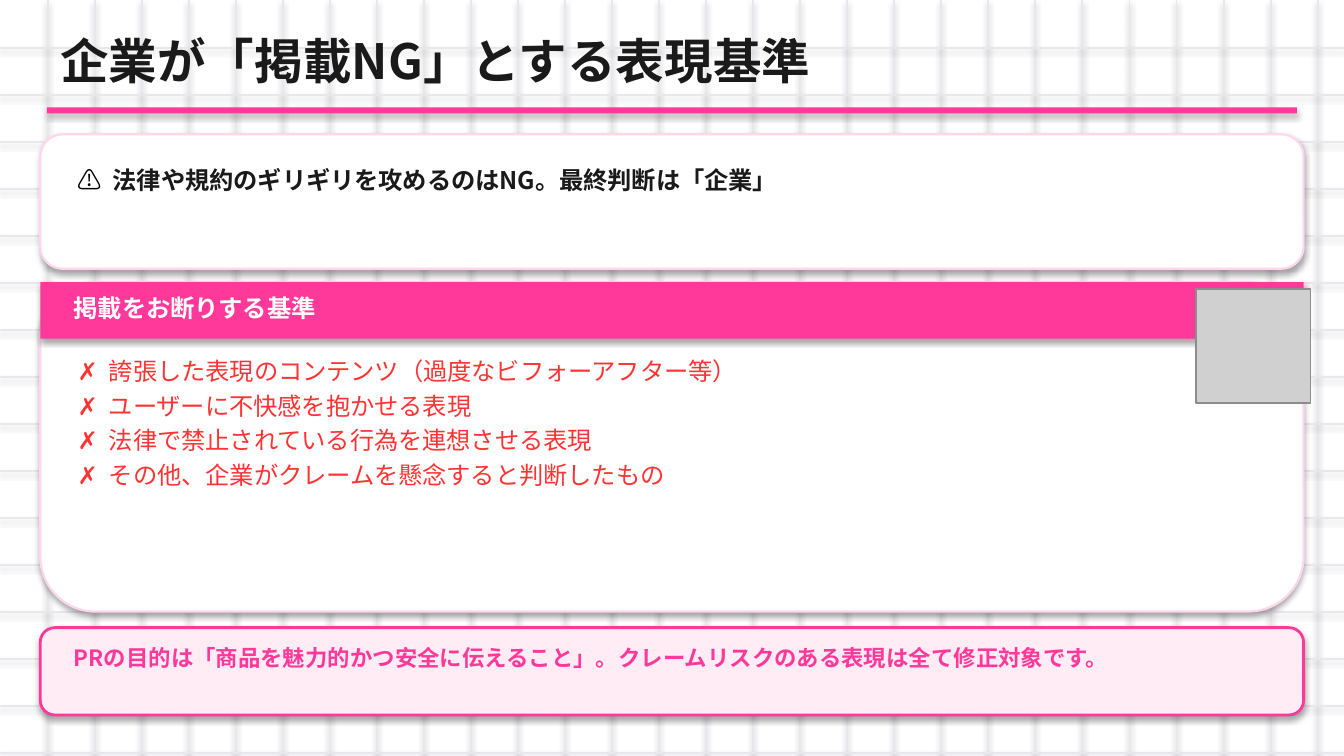
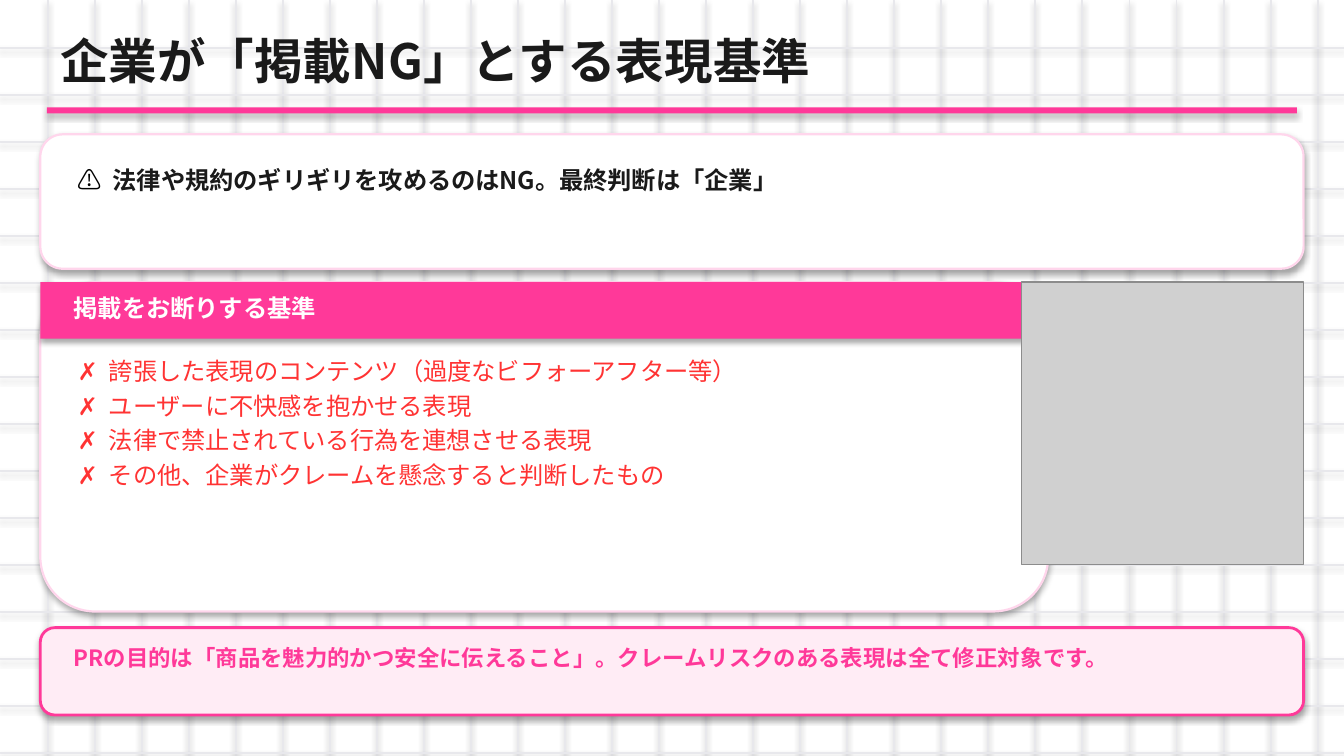
Before and after one commit to nagasawakai-eng/torihada-pptx-editor, a slide deck: slide 21 of TORIHADA_第2週_研修資料.pptx. Drawn at 1344x756 pixels with LibreOffice and Linux fonts; fonts in the diff are those of the drawing; grey boxes stand for pictures. Boxes give left, top, right and bottom in pixels: in the first picture for what was removed or moved away, otherwise in the second. Text is boxed around its words. In the diff, an @@ line names an element or a change of style, - is before the commit and + after.

```diff
--- a/TORIHADA_第2週_研修資料.pptx
+++ b/TORIHADA_第2週_研修資料.pptx
@@ rounded rectangle resized from (x1=40, y1=282, x2=1304, y2=612) to (x1=40, y1=282, x2=1048, y2=612) @@
@@ rectangle resized from (x1=40, y1=282, x2=1304, y2=339) to (x1=40, y1=282, x2=1048, y2=339) @@
@@ picture added at (x1=1021, y1=282, x2=1304, y2=564) @@
@@ picture removed at (x1=1196, y1=289, x2=1310, y2=403) @@
```
Also in this commit, not shown: 23 other slides changed, 13 other files.
